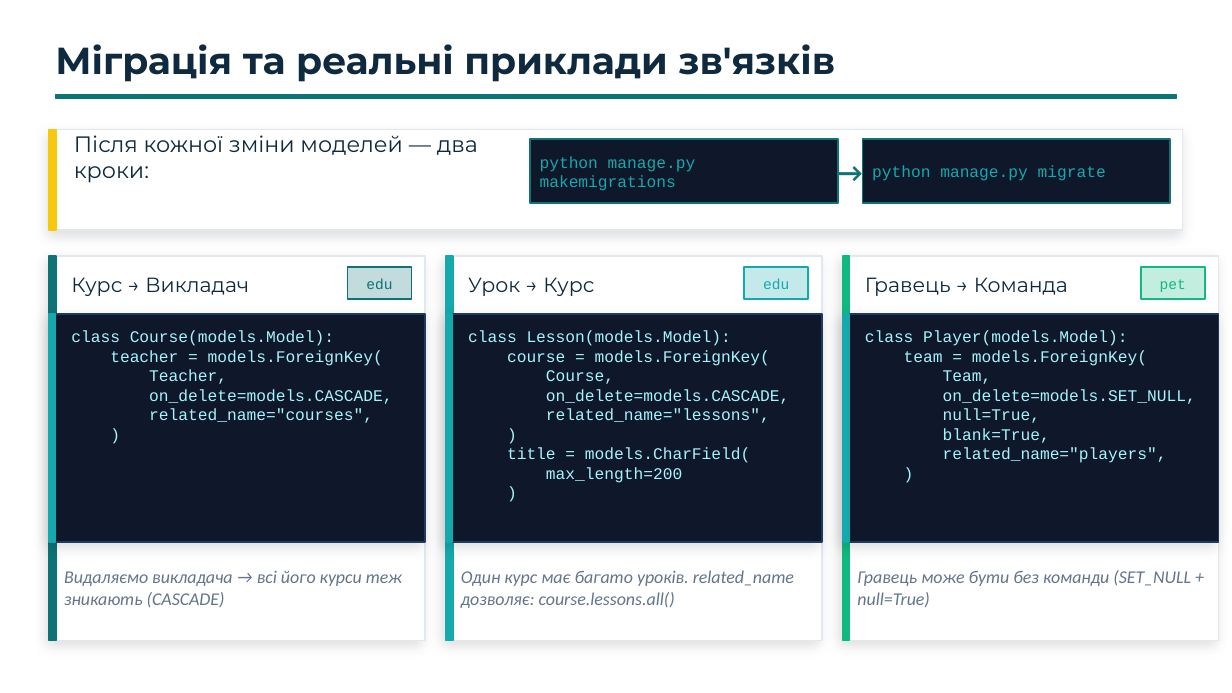
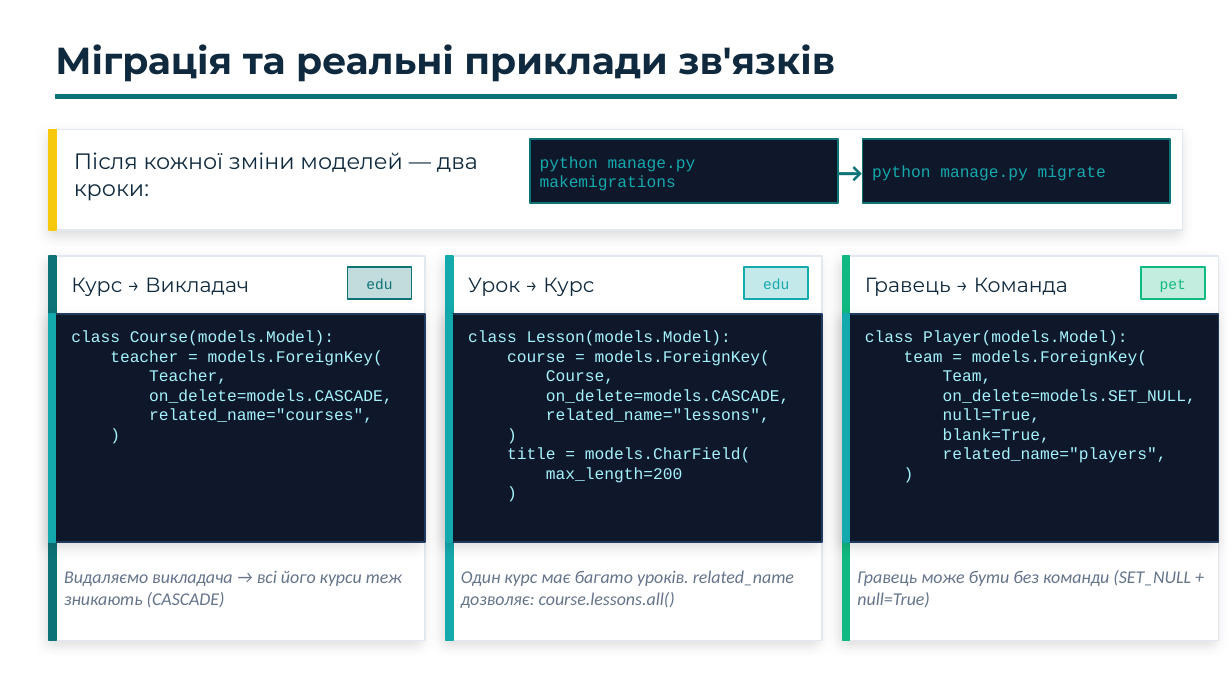
Before and after one commit to dmitriy-shtefan/python-web, a slide deck: slide 16 of заняття_8_django_orm_cbv/презентація/django_orm_lesson.pptx. Drawn at 1232x693 pixels with LibreOffice and Linux fonts; fonts in the diff are those of the drawing. Boxes give left, top, right and bottom in pixels: in the first picture for what was removed or moved away, otherwise in the second. Text is boxed around its words. In the diff, an @@ line names an element or a change of style, - is before the commit and + after.

```diff
--- a/заняття_8_django_orm_cbv/презентація/django_orm_lesson.pptx
+++ b/заняття_8_django_orm_cbv/презентація/django_orm_lesson.pptx
@@ text "Після кожної зміни моделей — ...": place and size @@
-text "Після кожної зміни моделей — ..." at (74,135,478,183)
+text "Після кожної зміни моделей — ..." at (74,152,478,201)
```
Also in this commit, not shown: 3 other slides changed.
